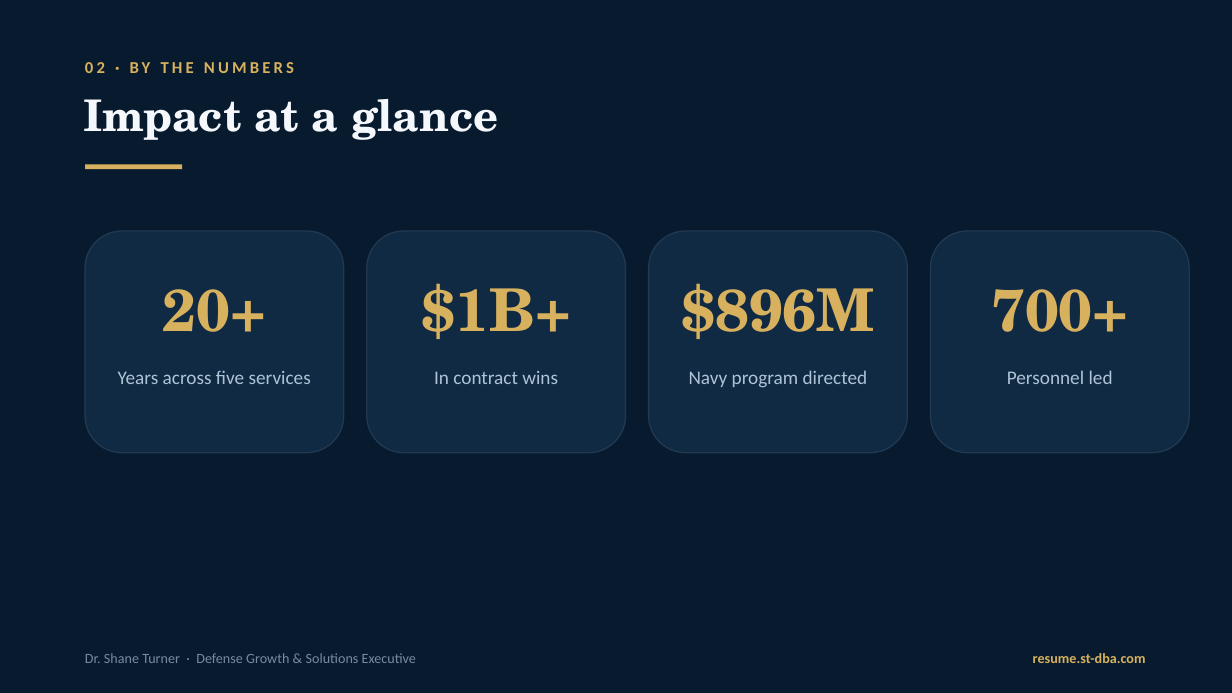
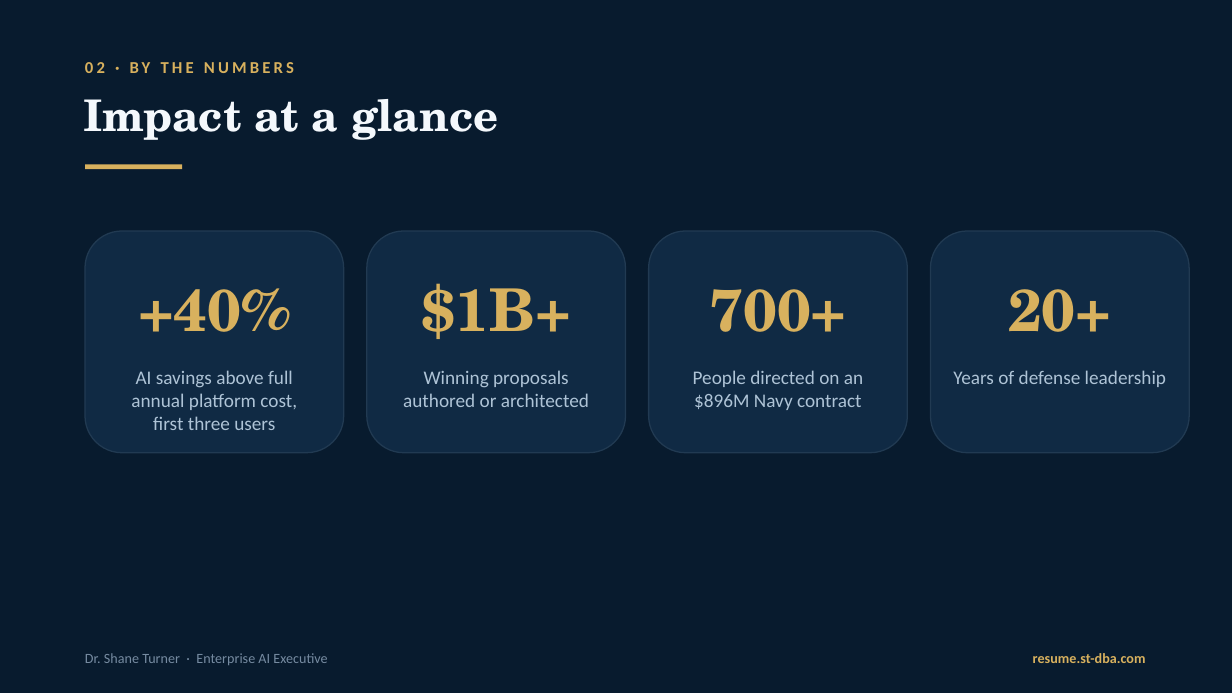
Before and after one commit to AzJester/resume, a slide deck: slide 3 of assets/Shane-Turner-Resume.pptx. Drawn at 1232x693 pixels with LibreOffice and Linux fonts; fonts in the diff are those of the drawing. Boxes give left, top, right and bottom in pixels: in the first picture for what was removed or moved away, otherwise in the second. Text is boxed around its words. In the diff, an @@ line names an element or a change of style, - is before the commit and + after.

Commit message:
Update share collateral to the Enterprise AI Executive positioning (#40)
Infographic SVGs and PNGs (dark, light, square, vertical) and the deck now carry the Enterprise AI Executive copy and the share card's look. PNGs are rendered from the SVGs with the repo's Fraunces and Inter fonts; the deck is edited in place with its existing layout and branding.

```diff
--- a/assets/Shane-Turner-Resume.pptx
+++ b/assets/Shane-Turner-Resume.pptx
@@ text at (138, 288, 291, 332): text changed @@
-20+
++40%
@@ text at (709, 289, 846, 332): text changed @@
-$896M
+700+
@@ text at (1008, 289, 1112, 332): text changed @@
-700+
+20+
@@ text at (131, 370, 297, 430): text changed @@
-Years across five services
+AI savings above full
+annual platform cost,
+first three users
@@ text at (403, 370, 589, 407): text changed @@
-In contract wins
+Winning proposals authored or architected
@@ text at (693, 370, 863, 410): text changed @@
-Navy program directed
+People directed on an $896M Navy contract
@@ text at (953, 370, 1166, 387): text changed @@
-Personnel led
+Years of defense leadership
@@ text at (85, 653, 327, 665): text changed @@
-Dr. Shane Turner · Defense Growth & Solutions Executive
+Dr. Shane Turner · Enterprise AI Executive
```
Also in this commit, not shown: 7 other slides changed, 1 slide added, 1 slide removed, 8 other files.
